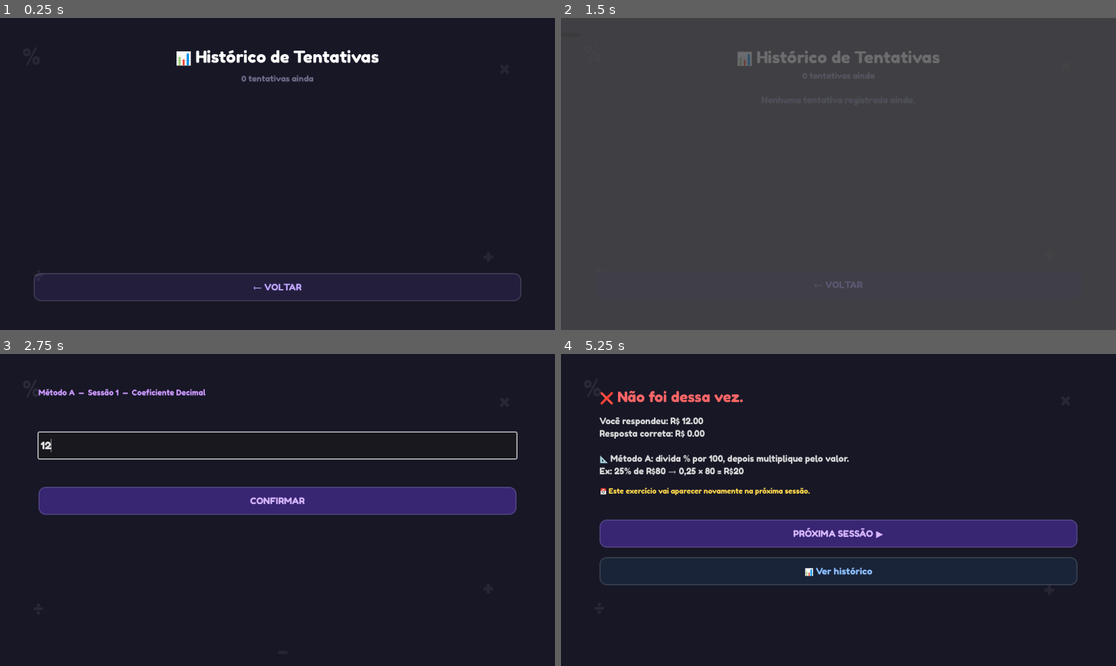
Above: before the commit, frames 1-4 (two rows, left to right).
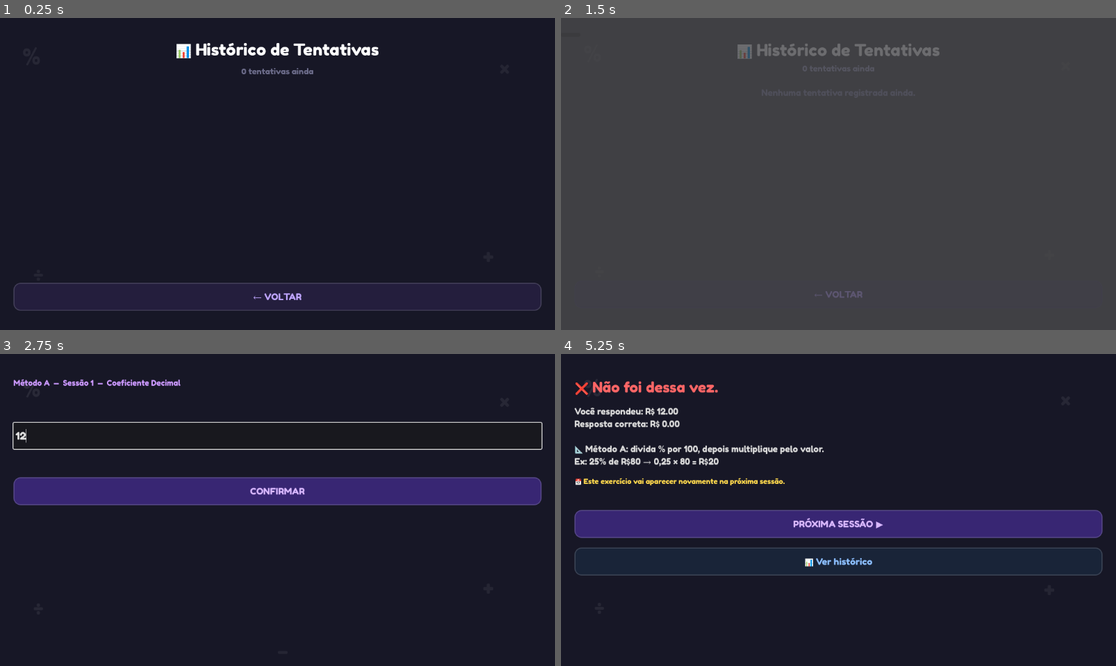
Above: after the commit, the same moments.

Repository: IsabelaSevalho/Mecanica-Espacada-Aprendizagem
Game: Godot game, scene res://scenes/Historico.tscn
Two runs of this game, one before a commit and one after it. Both use one fixed random seed, a clock stepped at 60 frames per second and the inputs below. This scene is started directly instead of the project's main scene.
Inputs (mouse positions are in pixels of both pictures, inside the frame that each line leads up to; where the layout moved, square brackets give the same spot in the first picture):
- Up to frame 1 (0.25 s): no input
- Up to frame 2 (1.5 s): click (572, 33) at 0.5 s; click (838, 295) [838, 286] at 1.25 s
- Up to frame 3 (2.75 s): click (277, 388) at 2.02 s; type "12" at 2.1 s
- Up to frame 4 (5.25 s): click (838, 413) at 2.75 s; click (838, 491) [838, 500] at 3.5 s; click (572, 382) at 4.25 s; click (572, 388) at 5 s

The runs differ from the first frame. In frame 1, 3.0% of the frame differs, in the area x 2-98%, y 8-94%; in frame 2, 1.3%; in frame 3, 9.4%; in frame 4, 13%, in the area x 2-98%, y 8-75%.

Commit message:
Já tem as sessões espaçadas; possui o detalhamento das questões que o aluno tem que fazer passo a passo; tentei deixar na vertical mas não foi; e ainda precisa definir o tanto de ou um número específico de decomposições que podemos fazer pro aluno

Diff:
--- a/scripts/Desafio.gd
+++ b/scripts/Desafio.gd
@@ -2,10 +2,17 @@
 
 const FONTE := preload("res://Fonte/FredokaOne-Regular.ttf")
 
-var exercicio  := {}
-var usou_dica  := false
-var _input_ref: LineEdit   = null
-var _erro_ref:  Label      = null
+var exercicio   := {}
+var usou_dica   := false
+
+# Modo padrão (resposta única)
+var _input_ref:  LineEdit = null
+var _erro_ref:   Label    = null
+
+# Modo "completar" (passo a passo)
+var _etapas:        Array      = []
+var _etapa_atual:   int        = 0
+var _linhas_etapa:  Array      = []   # [{linha, input, label}]
 
 func _ready() -> void:
 	anchor_right  = 1.0
@@ -25,10 +32,10 @@
 
 	var margin := MarginContainer.new()
 	margin.set_anchors_preset(Control.PRESET_FULL_RECT)
-	margin.add_theme_constant_override("margin_top",    70)
-	margin.add_theme_constant_override("margin_left",   80)
-	margin.add_theme_constant_override("margin_right",  80)
-	margin.add_theme_constant_override("margin_bottom", 60)
+	margin.add_theme_constant_override("margin_top",    50)
+	margin.add_theme_constant_override("margin_left",   28)
+	margin.add_theme_constant_override("margin_right",  28)
+	margin.add_theme_constant_override("margin_bottom", 40)
 	add_child(margin)
 
 	var vbox := VBoxContainer.new()
@@ -55,7 +62,36 @@
 	vbox.add_child(enunciado)
 	elementos.append(enunciado)
 
-	# ── Campo de resposta ─────────────────────────────────────────
+	# ── Label de erro/dica (declarado antes, usado nos dois modos) ─
+	var label_erro := _label("", 15, Color(1.0, 0.4, 0.4))
+	label_erro.autowrap_mode = TextServer.AUTOWRAP_WORD
+	_erro_ref = label_erro
+
+	if exercicio.has("etapas"):
+		_montar_modo_etapas(vbox, elementos, label_erro)
+	else:
+		_montar_modo_unico(vbox, elementos, label_erro, sessao)
+
+	vbox.add_child(label_erro)
+
+	# ── Botão confirmar ───────────────────────────────────────────
+	var btn := _criar_botao("CONFIRMAR", Color(0.22, 0.15, 0.45), Color(0.85, 0.72, 1.0))
+	_conectar_btn(btn, func(): _ao_confirmar())
+	vbox.add_child(btn)
+	elementos.append(btn)
+
+	# ── Fade-in cascata ───────────────────────────────────────────
+	await get_tree().process_frame
+	_fade_in_tela(elementos)
+
+	await get_tree().create_timer(0.45).timeout
+	if _input_ref != null:
+		_input_ref.grab_focus()
+
+
+# ── Modo padrão: resposta única ───────────────────────────────────
+
+func _montar_modo_unico(vbox: VBoxContainer, elementos: Array, label_erro: Label, sessao: Dictionary) -> void:
 	var input := LineEdit.new()
 	input.placeholder_text = "Digite sua resposta (ex: 15.00)"
 	input.add_theme_font_override("font", FONTE)
@@ -65,14 +101,7 @@
 	elementos.append(input)
 	_input_ref = input
 
-	# Enter também confirma
 	input.text_submitted.connect(func(_t): _ao_confirmar())
-
-	# ── Label de erro/dica ────────────────────────────────────────
-	var label_erro := _label("", 15, Color(1.0, 0.4, 0.4))
-	label_erro.autowrap_mode = TextServer.AUTOWRAP_WORD
-	vbox.add_child(label_erro)
-	_erro_ref = label_erro
 
 	# ── Botão dica ────────────────────────────────────────────────
 	var sessao_intencao: String = sessao["intencao"]
@@ -87,18 +116,46 @@
 		vbox.add_child(btn_dica)
 		elementos.append(btn_dica)
 
-	# ── Botão confirmar ───────────────────────────────────────────
-	var btn := _criar_botao("CONFIRMAR", Color(0.22, 0.15, 0.45), Color(0.85, 0.72, 1.0))
-	_conectar_btn(btn, func(): _ao_confirmar())
-	vbox.add_child(btn)
-	elementos.append(btn)
-
-	# ── Fade-in cascata ───────────────────────────────────────────
-	await get_tree().process_frame
-	_fade_in_tela(elementos)
-	# Foca o input após animação
-	await get_tree().create_timer(0.45).timeout
-	input.grab_focus()
+
+# ── Modo "completar": passo a passo ────────────────────────────────
+
+func _montar_modo_etapas(vbox: VBoxContainer, elementos: Array, _label_erro: Label) -> void:
+	_etapas = exercicio["etapas"]
+	_etapa_atual = 0
+
+	var passos_box := VBoxContainer.new()
+	passos_box.add_theme_constant_override("separation", 16)
+	vbox.add_child(passos_box)
+	elementos.append(passos_box)
+
+	for i in _etapas.size():
+		var etapa: Dictionary = _etapas[i]
+
+		var linha := HBoxContainer.new()
+		linha.add_theme_constant_override("separation", 14)
+		passos_box.add_child(linha)
+
+		var lbl_texto := _label(etapa["texto"], 18, Color(0.85, 0.85, 0.95))
+		lbl_texto.autowrap_mode    = TextServer.AUTOWRAP_WORD
+		lbl_texto.size_flags_horizontal = Control.SIZE_EXPAND_FILL
+		linha.add_child(lbl_texto)
+
+		var input := LineEdit.new()
+		input.placeholder_text = "?"
+		input.add_theme_font_override("font", FONTE)
+		input.add_theme_font_size_override("font_size", 22)
+		input.custom_minimum_size = Vector2(120, 54)
+		input.alignment = HORIZONTAL_ALIGNMENT_CENTER
+		input.text_submitted.connect(func(_t): _ao_confirmar())
+		linha.add_child(input)
+
+		if i > 0:
+			linha.modulate.a = 0.0
+			input.editable   = false
+
+		_linhas_etapa.append({"linha": linha, "input": input, "label": lbl_texto})
+
+	_input_ref = (_linhas_etapa[0]["input"] as LineEdit)
 
 
 # ── Input global: Tab confirma ────────────────────────────────────
@@ -113,6 +170,13 @@
 # ── Lógica de confirmação ─────────────────────────────────────────
 
 func _ao_confirmar() -> void:
+	if exercicio.has("etapas"):
+		_confirmar_etapa()
+	else:
+		_confirmar_unico()
+
+
+func _confirmar_unico() -> void:
 	if _input_ref == null or _erro_ref == null:
 		return
 	var texto: String = _input_ref.text.strip_edges().replace(",", ".")
@@ -126,6 +190,58 @@
 	var resposta_correta: float = exercicio.get("resposta", 0.0)
 	var correto: bool = abs(resposta_dada - resposta_correta) < 0.01
 
+	_finalizar(resposta_dada, resposta_correta, correto)
+
+
+func _confirmar_etapa() -> void:
+	if _erro_ref == null or _linhas_etapa.is_empty():
+		return
+
+	var atual: Dictionary = _linhas_etapa[_etapa_atual]
+	var input := atual["input"] as LineEdit
+	var texto: String = input.text.strip_edges().replace(",", ".")
+
+	if not texto.is_valid_float():
+		_erro_ref.add_theme_color_override("font_color", Color(1.0, 0.4, 0.4))
+		_erro_ref.text = "⚠ Digite apenas números (ex: 0.30 ou 15.00)"
+		_animar_shake(_erro_ref)
+		return
+
+	var valor_dado:    float = float(texto)
+	var valor_esperado: float = _etapas[_etapa_atual]["resposta"]
+	var correto: bool = abs(valor_dado - valor_esperado) < 0.01
+
+	if not correto:
+		_erro_ref.add_theme_color_override("font_color", Color(1.0, 0.4, 0.4))
+		_erro_ref.text = "⚠ Ainda não é isso. Revise este passo e tente de novo."
+		_animar_shake(input)
+		return
+
+	# Passo correto
+	_erro_ref.text = ""
+	input.editable = false
+	input.add_theme_color_override("font_color", Color(0.35, 0.95, 0.55))
+
+	var ultimo := _etapa_atual == _etapas.size() - 1
+
+	if ultimo:
+		var resposta_correta: float = exercicio.get("resposta", 0.0)
+		_finalizar(valor_dado, resposta_correta, true)
+	else:
+		_etapa_atual += 1
+		var proxima: Dictionary = _linhas_etapa[_etapa_atual]
+		var prox_input := proxima["input"] as LineEdit
+		var prox_linha := proxima["linha"] as Control
+
+		prox_input.editable = true
+		_revelar_linha(prox_linha)
+
+		_input_ref = prox_input
+		await get_tree().create_timer(0.30).timeout
+		prox_input.grab_focus()
+
+
+func _finalizar(resposta_dada: float, resposta_correta: float, correto: bool) -> void:
 	GameManager.registrar_resposta(exercicio, resposta_dada, correto, usou_dica)
 	GameManager.ultimo_resultado = {
 		"correto":          correto,
@@ -158,6 +274,14 @@
 		t.set_ease(Tween.EASE_OUT).set_trans(Tween.TRANS_BACK)
 		t.tween_property(el, "modulate:a", 1.0, 0.28)
 		t.parallel().tween_property(el, "position:y", el.position.y - 16, 0.28)
+
+
+func _revelar_linha(linha: Control) -> void:
+	linha.position.x -= 16
+	var t := create_tween()
+	t.set_ease(Tween.EASE_OUT).set_trans(Tween.TRANS_BACK)
+	t.tween_property(linha, "modulate:a", 1.0, 0.30)
+	t.parallel().tween_property(linha, "position:x", linha.position.x + 16, 0.30)
 
 
 func _animar_entrada_label(lbl: Label) -> void:
--- a/scripts/Feedback.gd
+++ b/scripts/Feedback.gd
@@ -22,10 +22,10 @@
 
 	var margin := MarginContainer.new()
 	margin.set_anchors_preset(Control.PRESET_FULL_RECT)
-	margin.add_theme_constant_override("margin_top",    70)
-	margin.add_theme_constant_override("margin_left",   80)
-	margin.add_theme_constant_override("margin_right",  80)
-	margin.add_theme_constant_override("margin_bottom", 60)
+	margin.add_theme_constant_override("margin_top",    50)
+	margin.add_theme_constant_override("margin_left",   28)
+	margin.add_theme_constant_override("margin_right",  28)
+	margin.add_theme_constant_override("margin_bottom", 40)
 	add_child(margin)
 
 	var vbox := VBoxContainer.new()
@@ -208,7 +208,7 @@
 
 
 func _proxima_cena(sessao_id: int) -> String:
-	GameManager.sessao_atual_id = sessao_id
+	GameManager.avancar_sessao()
 	return "res://scenes/Sessao.tscn"
 
 
--- a/scripts/GameManager.gd
+++ b/scripts/GameManager.gd
@@ -15,7 +15,7 @@
 		"intencao": "observar",
 		"notificacao": "Bem-vindo! Hoje você vai conhecer dois jeitos de calcular porcentagem.",
 		"lembrete": "",
-		"exercicios": []  # sessão 1 só observa, sem exercícios
+		"exercicios": []
 	},
 	{
 		"id": 2,
@@ -66,14 +66,20 @@
 	"completar": [
 		{
 			"id": "A_C1",
-			"enunciado": "Complete: 30% de R$50 → 30÷100 = ___ → ___×50 = R$___",
-			"passos": [0.30, 15.0],
+			"enunciado": "Calcule passo a passo: 30% de R$50,00",
+			"etapas": [
+				{"texto": "Passo 1 — Transforme a porcentagem em decimal:\n30 ÷ 100 =", "resposta": 0.30},
+				{"texto": "Passo 2 — Multiplique pelo valor total:\n0,30 × 50 = R$", "resposta": 15.0},
+			],
 			"resposta": 15.0
 		},
 		{
 			"id": "A_C2",
-			"enunciado": "Complete: 20% de R$80 → 20÷100 = ___ → ___×80 = R$___",
-			"passos": [0.20, 16.0],
+			"enunciado": "Calcule passo a passo: 20% de R$80,00",
+			"etapas": [
+				{"texto": "Passo 1 — Transforme a porcentagem em decimal:\n20 ÷ 100 =", "resposta": 0.20},
+				{"texto": "Passo 2 — Multiplique pelo valor total:\n0,20 × 80 = R$", "resposta": 16.0},
+			],
 			"resposta": 16.0
 		},
 	],
@@ -127,14 +133,20 @@
 	"completar": [
 		{
 			"id": "B_C1",
-			"enunciado": "Complete: 40% de R$60 → 10%=___ → ___+___+___+___ = R$___",
-			"passos": [6.0, 24.0],
+			"enunciado": "Calcule passo a passo: 40% de R$60,00",
+			"etapas": [
+				{"texto": "Passo 1 — Calcule 10% do valor:\n10% de 60 = R$", "resposta": 6.0},
+				{"texto": "Passo 2 — Some 4 vezes (40% = 4 × 10%):\n6 + 6 + 6 + 6 = R$", "resposta": 24.0},
+			],
 			"resposta": 24.0
 		},
 		{
 			"id": "B_C2",
-			"enunciado": "Complete: 30% de R$90 → 10%=___ → ___+___+___ = R$___",
-			"passos": [9.0, 27.0],
+			"enunciado": "Calcule passo a passo: 30% de R$90,00",
+			"etapas": [
+				{"texto": "Passo 1 — Calcule 10% do valor:\n10% de 90 = R$", "resposta": 9.0},
+				{"texto": "Passo 2 — Some 3 vezes (30% = 3 × 10%):\n9 + 9 + 9 = R$", "resposta": 27.0},
+			],
 			"resposta": 27.0
 		},
 	],
@@ -187,29 +199,96 @@
 # ══════════════════════════════════════════
 # ESTADO DO JOGO
 # ══════════════════════════════════════════
-var sessao_atual_id: int = 1
-var exercicio_atual := {}
-var metodo_atual: String = "A"  # alterna A e B
-var historico := []
-var erros_agendados := []  # [{exercicio, sessao_alvo}]
-var data_inicio: String = ""  # formato "YYYY-MM-DD"
+var sessao_atual_id: int  = 1
+var exercicio_atual  := {}
+var metodo_atual: String  = "A"
+var historico        := []
+var erros_agendados  := []
+var data_inicio: String   = ""
 var ultimo_resultado := {}
 
+const SAVE_PATH := "user://save.json"
+
+# ══════════════════════════════════════════
+# CICLO DE VIDA
+# ══════════════════════════════════════════
+
+func _ready() -> void:
+	carregar_estado()
+
+# ══════════════════════════════════════════
+# SAVE / LOAD
+# ══════════════════════════════════════════
+
+func salvar_estado() -> void:
+	var dados := {
+		"sessao_atual_id": sessao_atual_id,
+		"metodo_atual":    metodo_atual,
+		"data_inicio":     data_inicio,
+		"historico":       historico,
+		"erros_agendados": erros_agendados,
+	}
+	var f := FileAccess.open(SAVE_PATH, FileAccess.WRITE)
+	if f:
+		f.store_string(JSON.stringify(dados, "\t"))
+		f.close()
+
+func carregar_estado() -> void:
+	if not FileAccess.file_exists(SAVE_PATH):
+		return
+	var f := FileAccess.open(SAVE_PATH, FileAccess.READ)
+	if not f:
+		return
+	var resultado: Variant = JSON.parse_string(f.get_as_text())
+	f.close()
+	if resultado == null or not resultado is Dictionary:
+		return
+	sessao_atual_id  = resultado.get("sessao_atual_id",  1)
+	metodo_atual     = resultado.get("metodo_atual",     "A")
+	data_inicio      = resultado.get("data_inicio",      "")
+	historico        = resultado.get("historico",        [])
+	erros_agendados  = resultado.get("erros_agendados",  [])
+
+func resetar_jogo() -> void:
+	sessao_atual_id  = 1
+	metodo_atual     = "A"
+	data_inicio      = ""
+	historico        = []
+	erros_agendados  = []
+	ultimo_resultado = {}
+	# Apaga o arquivo de save
+	if FileAccess.file_exists(SAVE_PATH):
+		DirAccess.remove_absolute(SAVE_PATH)
+
 # ══════════════════════════════════════════
 # FUNÇÕES PRINCIPAIS
 # ══════════════════════════════════════════
 
 func iniciar_jogo() -> void:
+	# Só define data_inicio na primeira vez
 	if data_inicio == "":
 		data_inicio = Time.get_date_string_from_system()
+		salvar_estado()
 
 func sessao_disponivel(id: int) -> bool:
 	if modo_demonstracao:
 		return true
-	var sessao = sessoes[id - 1]
-	var hoje := Time.get_date_string_from_system()
-	var dias_passados := _calcular_dias(data_inicio, hoje)
-	return dias_passados >= sessao["dia"]
+	if data_inicio == "":
+		return id == 1
+	var sessao: Dictionary = sessoes[id - 1]
+	var hoje   := Time.get_date_string_from_system()
+	var dias   := _calcular_dias(data_inicio, hoje)
+	return dias >= int(sessao["dia"])
+
+# Retorna quantos dias faltam para a sessão ficar disponível (0 = disponível)
+func dias_restantes(id: int) -> int:
+	if modo_demonstracao or data_inicio == "":
+		return 0
+	var sessao: Dictionary = sessoes[id - 1]
+	var hoje   := Time.get_date_string_from_system()
+	var dias   := _calcular_dias(data_inicio, hoje)
+	var faltam := int(sessao["dia"]) - dias
+	return max(0, faltam)
 
 func get_sessao_atual() -> Dictionary:
 	return sessoes[sessao_atual_id - 1]
@@ -221,46 +300,57 @@
 	return sessao_atual_id
 
 func get_exercicio(metodo: String, intencao: String) -> Dictionary:
-	var banco = exercicios_A if metodo == "A" else exercicios_B
+	var banco := exercicios_A if metodo == "A" else exercicios_B
 	if not banco.has(intencao):
 		return {}
 
-	# Verifica se tem erros agendados para essa sessão
+	# Verifica erros agendados para esta sessão
 	for erro in erros_agendados:
 		if erro["sessao_alvo"] == sessao_atual_id and erro["metodo"] == metodo:
 			erros_agendados.erase(erro)
 			return erro["exercicio"]
 
-	var lista: Array = banco[intencao]
+	var lista: Array = banco[intencao].duplicate()
 	lista.shuffle()
 	return lista[0]
 
 func registrar_resposta(exercicio: Dictionary, resposta_dada: float, correto: bool, usou_dica: bool) -> void:
 	historico.append({
-		"sessao": sessao_atual_id,
-		"exercicio_id": exercicio.get("id", ""),
-		"metodo": metodo_atual,
-		"resposta_dada": resposta_dada,
+		"sessao":           sessao_atual_id,
+		"exercicio_id":     exercicio.get("id", ""),
+		"enunciado":        exercicio.get("enunciado", ""),
+		"metodo":           metodo_atual,
+		"resposta_dada":    resposta_dada,
 		"resposta_correta": exercicio.get("resposta", 0.0),
-		"correto": correto,
-		"usou_dica": usou_dica
+		"correto":          correto,
+		"usou_dica":        usou_dica,
 	})
 
-	# Agenda revisão se errou
 	if not correto:
 		var proxima := sessao_atual_id + 1
 		if proxima <= 6:
 			erros_agendados.append({
-				"exercicio": exercicio,
-				"metodo": metodo_atual,
+				"exercicio":   exercicio,
+				"metodo":      metodo_atual,
 				"sessao_alvo": proxima
 			})
 
+	if not modo_demonstracao:
+		salvar_estado()
+
 func alternar_metodo() -> void:
 	metodo_atual = "B" if metodo_atual == "A" else "A"
 
+func avancar_sessao() -> void:
+	sessao_atual_id += 1
+	if not modo_demonstracao:
+		salvar_estado()
+
+# ══════════════════════════════════════════
+# UTILITÁRIOS
+# ══════════════════════════════════════════
+
 func _calcular_dias(data_ini: String, data_fim: String) -> int:
-	# Formato esperado: "YYYY-MM-DD"
 	var ini := Time.get_unix_time_from_datetime_string(data_ini + "T00:00:00")
 	var fim := Time.get_unix_time_from_datetime_string(data_fim + "T00:00:00")
-	return int((fim - ini) / 86400)
+	return int((fim - ini) / 86400.0)
--- a/scripts/Historico.gd
+++ b/scripts/Historico.gd
@@ -20,10 +20,10 @@
 	# ── Layout principal ──────────────────────────────────────────
 	var margin := MarginContainer.new()
 	margin.set_anchors_preset(Control.PRESET_FULL_RECT)
-	margin.add_theme_constant_override("margin_top",    60)
-	margin.add_theme_constant_override("margin_left",   70)
-	margin.add_theme_constant_override("margin_right",  70)
-	margin.add_theme_constant_override("margin_bottom", 60)
+	margin.add_theme_constant_override("margin_top",    45)
+	margin.add_theme_constant_override("margin_left",   28)
+	margin.add_theme_constant_override("margin_right",  28)
+	margin.add_theme_constant_override("margin_bottom", 40)
 	add_child(margin)
 
 	var outer := VBoxContainer.new()
--- a/scripts/Menu.gd
+++ b/scripts/Menu.gd
@@ -22,10 +22,10 @@
 	# ── Container central ─────────────────────────────────────────
 	var margin := MarginContainer.new()
 	margin.set_anchors_preset(Control.PRESET_FULL_RECT)
-	margin.add_theme_constant_override("margin_top",    80)
-	margin.add_theme_constant_override("margin_bottom", 60)
-	margin.add_theme_constant_override("margin_left",   60)
-	margin.add_theme_constant_override("margin_right",  60)
+	margin.add_theme_constant_override("margin_top",    50)
+	margin.add_theme_constant_override("margin_bottom", 40)
+	margin.add_theme_constant_override("margin_left",   28)
+	margin.add_theme_constant_override("margin_right",  28)
 	add_child(margin)
 
 	var vbox := VBoxContainer.new()
@@ -64,6 +64,8 @@
 		"Sessões liberadas dia a dia,\ncomo um app de estudos.",
 		func():
 			GameManager.modo_demonstracao = false
+			GameManager.carregar_estado()
+			GameManager.iniciar_jogo()
 			ir_para_sessao()
 	)
 	vbox.add_child(_card_real)
@@ -80,6 +82,10 @@
 		"Todas as sessões liberadas.\nIdeal para apresentar o projeto.",
 		func():
 			GameManager.modo_demonstracao = true
+			GameManager.sessao_atual_id    = 1
+			GameManager.metodo_atual       = "A"
+			GameManager.historico          = []
+			GameManager.erros_agendados    = []
 			ir_para_sessao()
 	)
 	vbox.add_child(_card_demo)
--- a/scripts/Relatorio.gd
+++ b/scripts/Relatorio.gd
@@ -24,10 +24,10 @@
 	add_child(scroll)
 
 	var margin := MarginContainer.new()
-	margin.add_theme_constant_override("margin_top",    60)
-	margin.add_theme_constant_override("margin_left",   70)
-	margin.add_theme_constant_override("margin_right",  70)
-	margin.add_theme_constant_override("margin_bottom", 60)
+	margin.add_theme_constant_override("margin_top",    45)
+	margin.add_theme_constant_override("margin_left",   28)
+	margin.add_theme_constant_override("margin_right",  28)
+	margin.add_theme_constant_override("margin_bottom", 40)
 	margin.size_flags_horizontal = Control.SIZE_EXPAND_FILL
 	scroll.add_child(margin)
 
@@ -67,16 +67,18 @@
 	_espaco(vbox, 30)
 
 	# ── Cards de resumo (linha) ───────────────────────────────────
-	var hbox_resumo := HBoxContainer.new()
-	hbox_resumo.add_theme_constant_override("separation", 12)
-	hbox_resumo.size_flags_horizontal = Control.SIZE_EXPAND_FILL
-	vbox.add_child(hbox_resumo)
-	elementos.append(hbox_resumo)
-
-	hbox_resumo.add_child(_card_stat("Total", str(total), "exercícios", Color(0.18, 0.18, 0.30), Color(0.75, 0.75, 1.0)))
-	hbox_resumo.add_child(_card_stat("Acertos", str(acertos), "%d%%" % pct, Color(0.10, 0.26, 0.14), Color(0.35, 0.95, 0.55)))
-	hbox_resumo.add_child(_card_stat("Erros", str(erros), "reagendados", Color(0.26, 0.10, 0.10), Color(0.95, 0.40, 0.40)))
-	hbox_resumo.add_child(_card_stat("Dicas", str(com_dica), "usadas", Color(0.22, 0.16, 0.04), Color(1.0, 0.85, 0.3)))
+	var grid_resumo := GridContainer.new()
+	grid_resumo.columns = 2
+	grid_resumo.add_theme_constant_override("h_separation", 12)
+	grid_resumo.add_theme_constant_override("v_separation", 12)
+	grid_resumo.size_flags_horizontal = Control.SIZE_EXPAND_FILL
+	vbox.add_child(grid_resumo)
+	elementos.append(grid_resumo)
+
+	grid_resumo.add_child(_card_stat("Total", str(total), "exercícios", Color(0.18, 0.18, 0.30), Color(0.75, 0.75, 1.0)))
+	grid_resumo.add_child(_card_stat("Acertos", str(acertos), "%d%%" % pct, Color(0.10, 0.26, 0.14), Color(0.35, 0.95, 0.55)))
+	grid_resumo.add_child(_card_stat("Erros", str(erros), "reagendados", Color(0.26, 0.10, 0.10), Color(0.95, 0.40, 0.40)))
+	grid_resumo.add_child(_card_stat("Dicas", str(com_dica), "usadas", Color(0.22, 0.16, 0.04), Color(1.0, 0.85, 0.3)))
 
 	_espaco(vbox, 24)
 
@@ -190,11 +192,7 @@
 	_btn_principal = _criar_botao("🔄  JOGAR NOVAMENTE", Color(0.22, 0.15, 0.45), Color(0.85, 0.72, 1.0))
 	_conectar_btn(_btn_principal, func():
 		_sair_para(func():
-			GameManager.sessao_atual_id = 1
-			GameManager.historico       = []
-			GameManager.erros_agendados = []
-			GameManager.metodo_atual    = "A"
-			GameManager.data_inicio     = ""
+			GameManager.resetar_jogo()
 			get_tree().change_scene_to_file("res://scenes/Menu.tscn")
 		)
 	)
--- a/scripts/Sessao.gd
+++ b/scripts/Sessao.gd
@@ -10,6 +10,11 @@
 	modulate.a   = 0.0   # começa invisível, faz fade-in geral
 
 	var sessao := GameManager.get_sessao_atual()
+
+	# ── Verifica se a sessão já está disponível ────────────────────
+	if not GameManager.sessao_disponivel(GameManager.sessao_atual_id):
+		_montar_tela_bloqueada()
+		return
 
 	# ── Fundo ─────────────────────────────────────────────────────
 	var bg := ColorRect.new()
@@ -23,10 +28,10 @@
 	# ── Margin + VBox ─────────────────────────────────────────────
 	var margin := MarginContainer.new()
 	margin.set_anchors_preset(Control.PRESET_FULL_RECT)
-	margin.add_theme_constant_override("margin_top",    70)
-	margin.add_theme_constant_override("margin_left",   80)
-	margin.add_theme_constant_override("margin_right",  80)
-	margin.add_theme_constant_override("margin_bottom", 60)
+	margin.add_theme_constant_override("margin_top",    50)
+	margin.add_theme_constant_override("margin_left",   28)
+	margin.add_theme_constant_override("margin_right",  28)
+	margin.add_theme_constant_override("margin_bottom", 40)
 	add_child(margin)
 
 	var vbox := VBoxContainer.new()
@@ -83,6 +88,81 @@
 		if _btn_principal != null:
 			var btn := _btn_principal.get_meta("btn") as Button
 			btn.emit_signal("pressed")
+
+
+
+# ── Sessão ainda não disponível ───────────────────────────────────
+func _montar_tela_bloqueada() -> void:
+	# ── Fundo ─────────────────────────────────────────────────────
+	var bg := ColorRect.new()
+	bg.set_anchors_preset(Control.PRESET_FULL_RECT)
+	bg.color = Color(0.09, 0.09, 0.15)
+	add_child(bg)
+
+	_adicionar_simbolos()
+
+	var margin := MarginContainer.new()
+	margin.set_anchors_preset(Control.PRESET_FULL_RECT)
+	margin.add_theme_constant_override("margin_left",  28)
+	margin.add_theme_constant_override("margin_right", 28)
+	add_child(margin)
+
+	var center := CenterContainer.new()
+	center.set_anchors_preset(Control.PRESET_FULL_RECT)
+	margin.add_child(center)
+
+	var vbox := VBoxContainer.new()
+	vbox.add_theme_constant_override("separation", 18)
+	center.add_child(vbox)
+
+	var elementos: Array = []
+
+	var icone := _label("⏳", 64, Color(0.72, 0.55, 1.0))
+	icone.horizontal_alignment = HORIZONTAL_ALIGNMENT_CENTER
+	vbox.add_child(icone)
+	elementos.append(icone)
+
+	var titulo := _label("Volte em breve!", 30, Color.WHITE)
+	titulo.horizontal_alignment = HORIZONTAL_ALIGNMENT_CENTER
+	vbox.add_child(titulo)
+	elementos.append(titulo)
+
+	var dias := GameManager.dias_restantes(GameManager.sessao_atual_id)
+	var txt_dias: String
+	if dias <= 1:
+		txt_dias = "Sua próxima sessão libera amanhã."
+	else:
+		txt_dias = "Sua próxima sessão libera em %d dias." % dias
+
+	var lbl_dias := _label(txt_dias, 18, Color(0.70, 0.70, 0.85))
+	lbl_dias.horizontal_alignment = HORIZONTAL_ALIGNMENT_CENTER
+	vbox.add_child(lbl_dias)
+	elementos.append(lbl_dias)
+
+	_espaco(vbox, 10)
+
+	var lbl_info := _label(
+		"O espaçamento entre sessões ajuda na memorização!\nVolte quando estiver disponível. 🧠",
+		15, Color(0.55, 0.55, 0.70)
+	)
+	lbl_info.horizontal_alignment = HORIZONTAL_ALIGNMENT_CENTER
+	lbl_info.autowrap_mode = TextServer.AUTOWRAP_WORD
+	vbox.add_child(lbl_info)
+	elementos.append(lbl_info)
+
+	_espaco(vbox, 10)
+
+	_btn_principal = _criar_botao("← VOLTAR AO MENU", Color(0.14, 0.12, 0.24), Color(0.75, 0.65, 1.0))
+	_conectar_btn(_btn_principal, func():
+		_sair_para(func():
+			get_tree().change_scene_to_file("res://scenes/Menu.tscn")
+		)
+	)
+	vbox.add_child(_btn_principal)
+	elementos.append(_btn_principal)
+
+	await get_tree().process_frame
+	_fade_in_tela(elementos)
 
 
 # ── Observação ────────────────────────────────────────────────────
